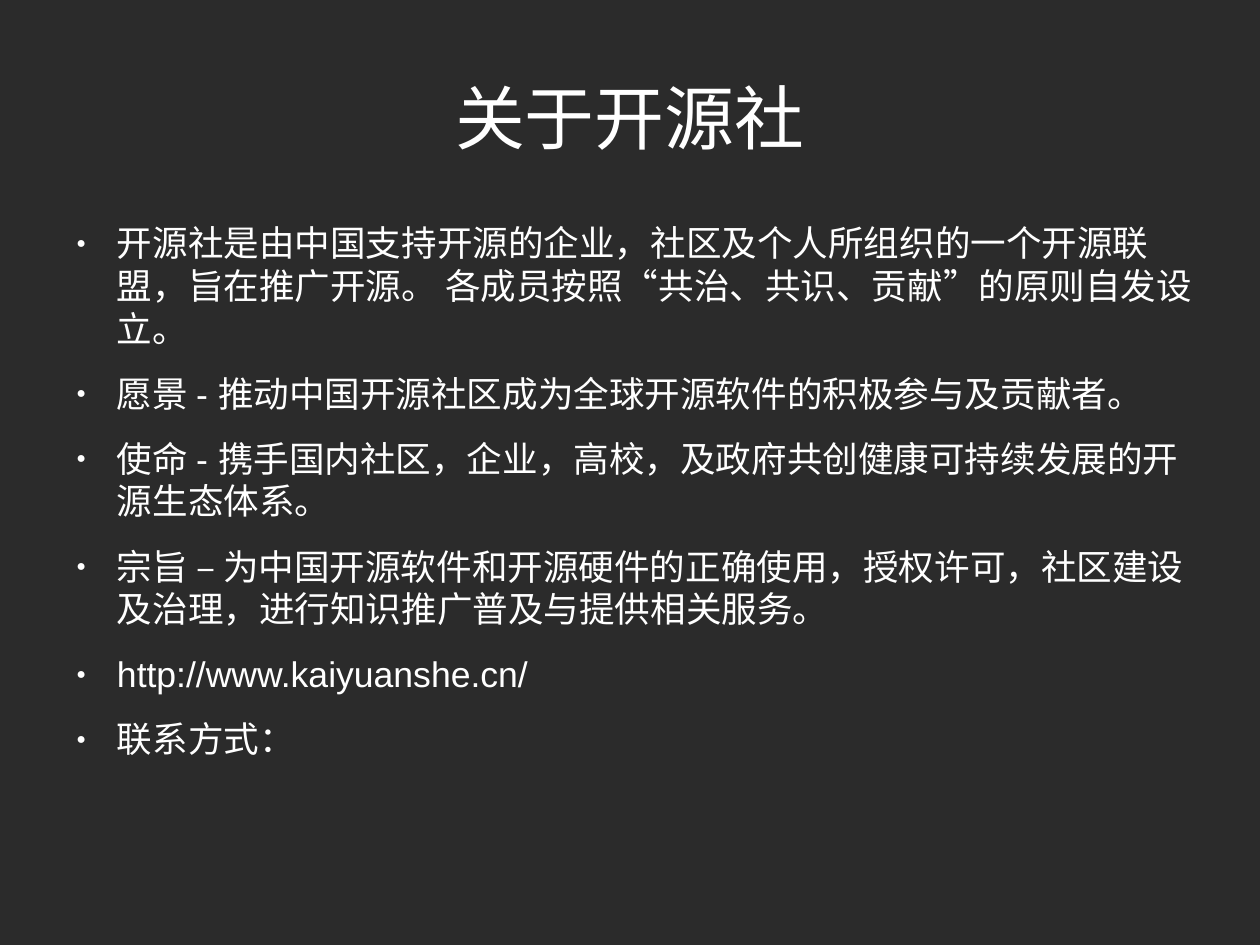
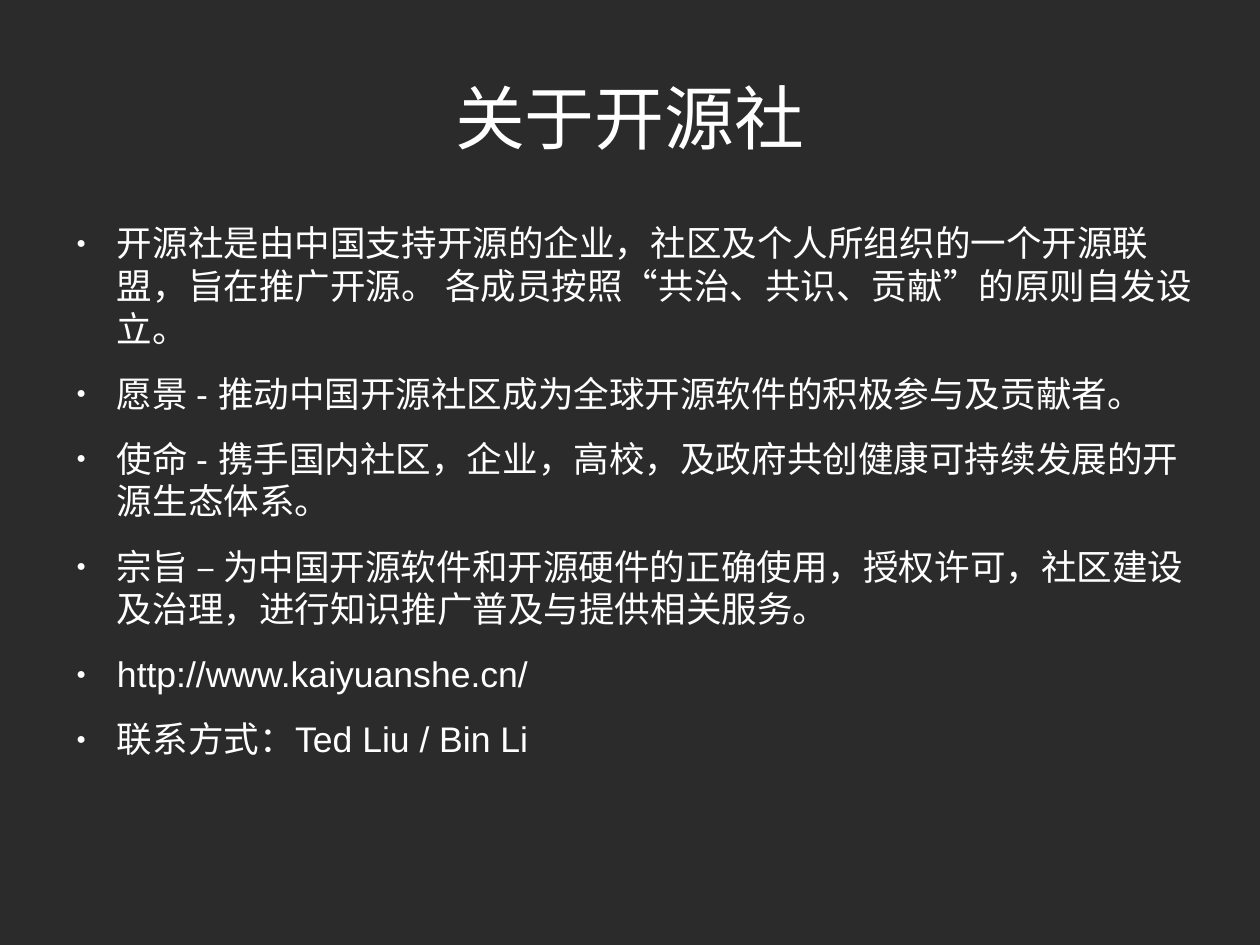
Before and after one commit to binli/coscon, a slide deck: slide 12 of 2016/coscon_proposal_2016.odp (slide 10 before the commit). Drawn at 1260x945 pixels with LibreOffice and Linux fonts; fonts in the diff are those of the drawing; background and template pictures are left out; a plain dark background stands for a picture behind light text. Boxes give left, top, right and bottom in pixels: in the first picture for what was removed or moved away, otherwise in the second. Text is boxed around its words. In the diff, an @@ line names an element or a change of style, - is before the commit and + after.

```diff
--- a/2016/coscon_proposal_2016.odp
+++ b/2016/coscon_proposal_2016.odp
@@ text at (117,722,528,755): text changed @@
-● 联系方式：
+● 联系方式：Ted Liu / Bin Li
```
Also in this commit, not shown: 2 other slides changed, 3 slides added, 1 slide removed, 1 other file.
